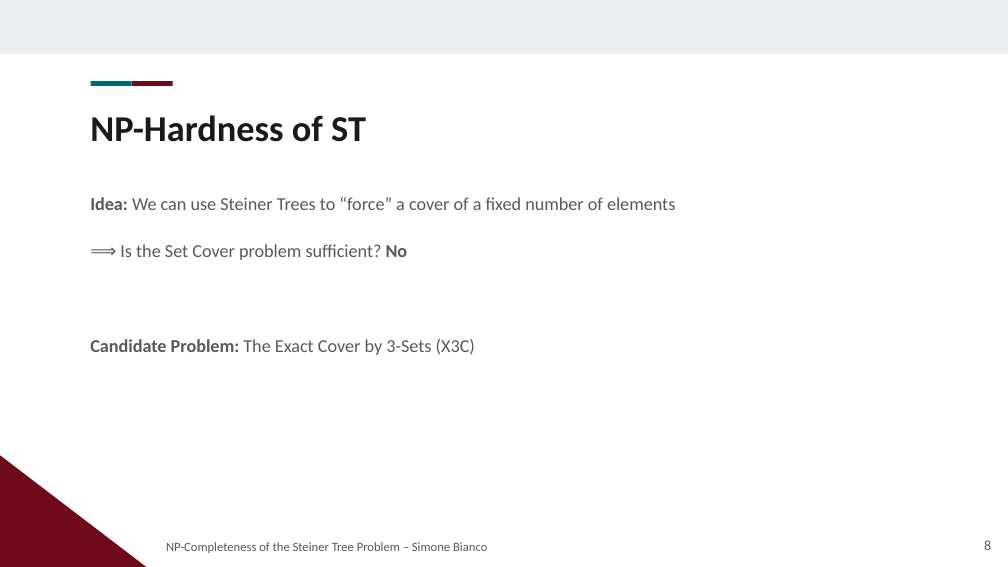
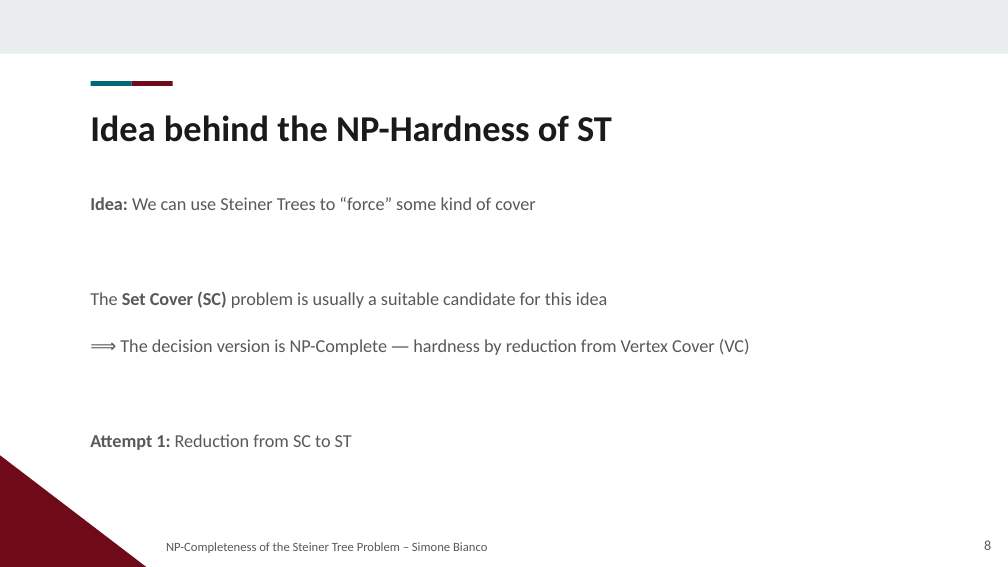
Before and after one commit to Exyss/university-notes, a slide deck: slide 8 of Presentations/Steiner Tree/slides.odp. Drawn at 1008x567 pixels with LibreOffice and Linux fonts; fonts in the diff are those of the drawing; background and template pictures are left out. Boxes give left, top, right and bottom in pixels: in the first picture for what was removed or moved away, otherwise in the second. Text is boxed around its words. In the diff, an @@ line names an element or a change of style, - is before the commit and + after.

```diff
--- a/Presentations/Steiner Tree/slides.odp
+++ b/Presentations/Steiner Tree/slides.odp
@@ title at [90, 115, 612, 142]: text changed @@
-NP-Hardness of ST
+Idea behind the NP-Hardness of ST
@@ text at [90, 197, 750, 450]: text changed @@
-Idea: We can use Steiner Trees to “force” a cover of a fixed number of elements
-⟹ Is the Set Cover problem sufficient? No
-Candidate Problem: The Exact Cover by 3-Sets (X3C)
+Idea: We can use Steiner Trees to “force” some kind of cover
+The Set Cover (SC) problem is usually a suitable candidate for this idea
+⟹ The decision version is NP-Complete — hardness by reduction from Vertex Cover (VC)
+Attempt 1: Reduction from SC to ST
```
Also in this commit, not shown: 7 other slides changed, 2 slides added, 26 other files.
